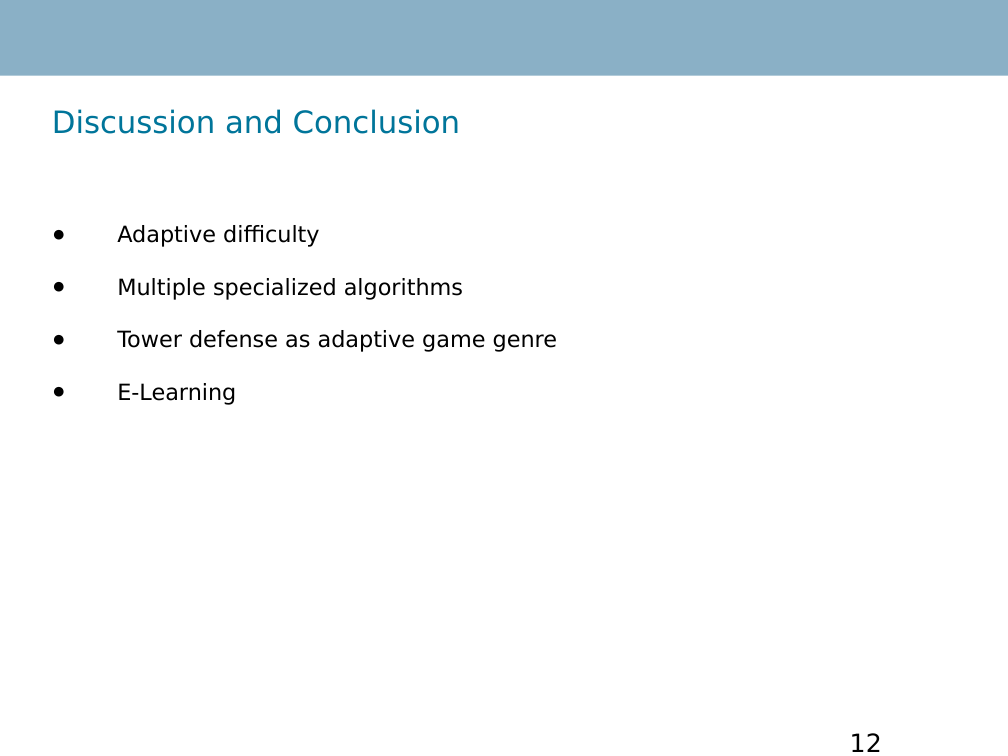
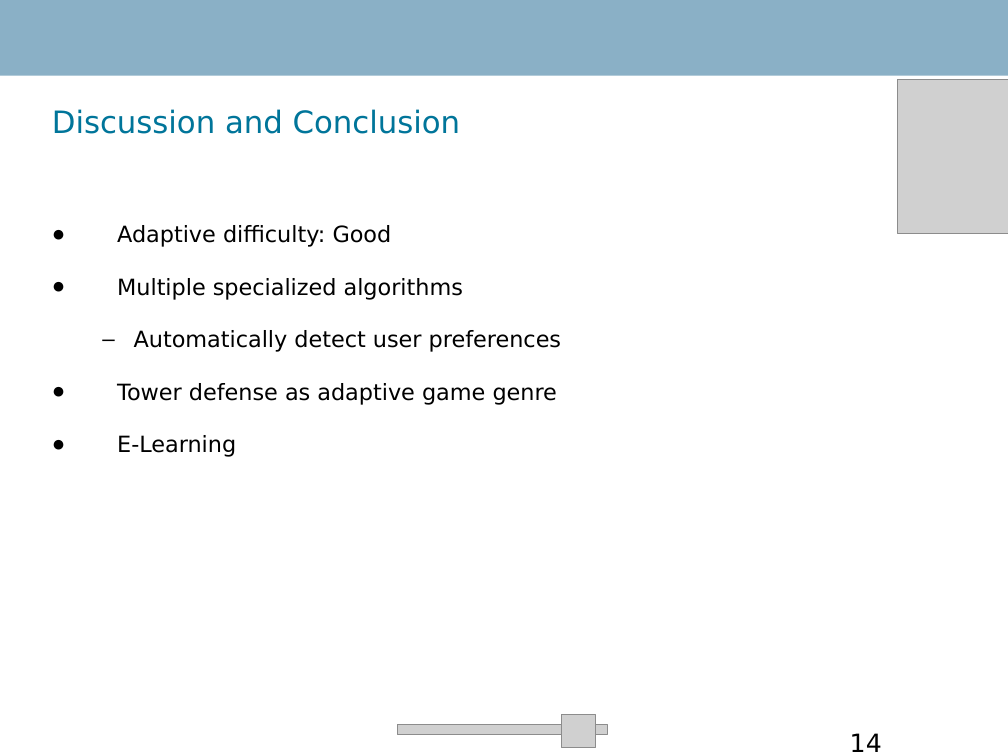
Before and after one commit to RobinTo/AdaptiveGame, a slide deck: slide 14 of IKT411 Advanced Project Report/presentation.ppt (slide 12 before the commit). Drawn at 1008x756 pixels with LibreOffice and Linux fonts; fonts in the diff are those of the drawing; grey boxes stand for pictures; background and template pictures are left out. Boxes give left, top, right and bottom in pixels: in the first picture for what was removed or moved away, otherwise in the second. Text is boxed around its words. In the diff, an @@ line names an element or a change of style, - is before the commit and + after.

```diff
--- a/IKT411 Advanced Project Report/presentation.ppt
+++ b/IKT411 Advanced Project Report/presentation.ppt
@@ picture added at (897, 80, 1008, 234) @@
@@ text at (117, 225, 392, 247): text changed @@
-● Adaptive difficulty
+● Adaptive difficulty: Good
@@ text at (134, 330, 561, 352): paragraph added @@
+  – Automatically detect user preferences
@@ picture added at (561, 715, 595, 748) @@
@@ picture added at (397, 724, 607, 734) @@
@@ page number at (850, 733, 882, 752): text changed @@
-12
+14
```
Also in this commit, not shown: 12 other slides changed, 2 slides added, 2 other files.
